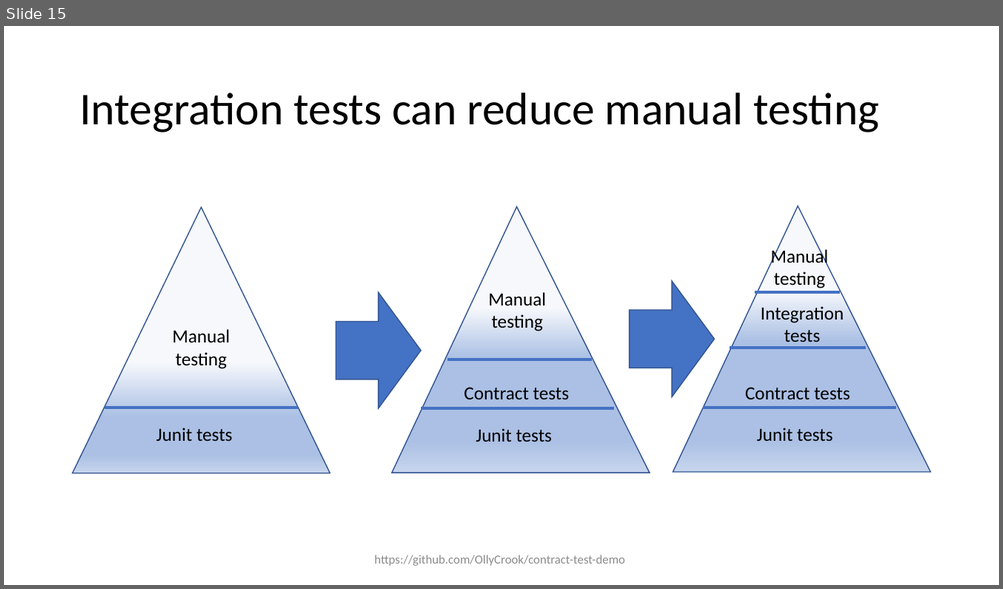
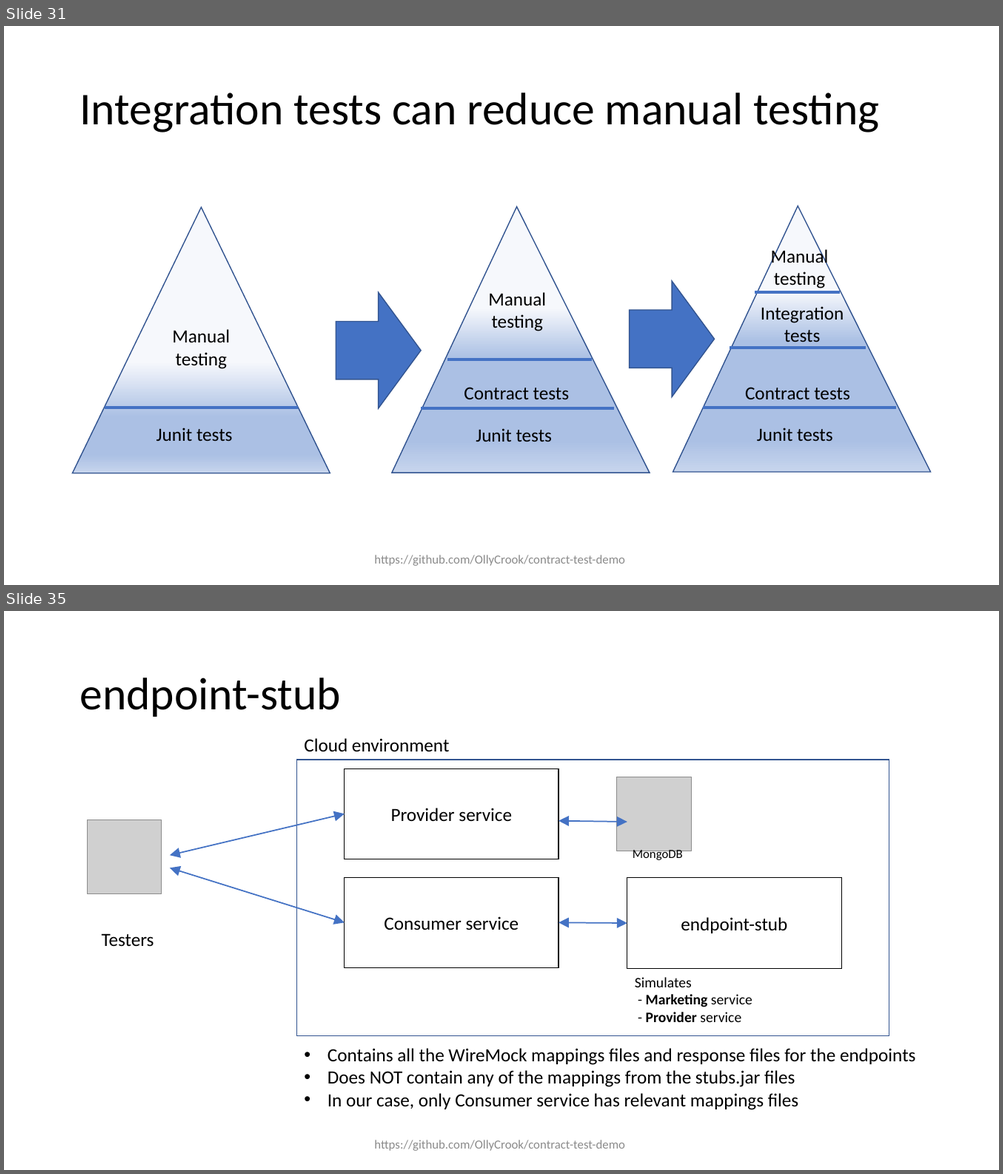
Before and after one commit to OllyCrook/contract-test-demo, a slide deck: Contract-testing-presentation.pptx. Shown one above the other, each under a label of ours: slide 15 before the commit, slides 31 and 35 after it; the slides between them are not shown. The pictures are 1003x589 and 1003x1174 pixels, drawn with LibreOffice and Linux fonts; fonts in the diff are those of the drawing; grey boxes stand for pictures. Boxes give left, top, right and bottom in pixels: in the first picture for what was removed or moved away, otherwise in the second. Text is boxed around its words. In the diff, an @@ line names an element or a change of style, - is before the commit and + after.

```diff
--- a/Contract-testing-presentation.pptx
+++ b/Contract-testing-presentation.pptx
@@ slide 35 added at [4,611,999,1170], background #FFFFFF @@
@@ title added at [79,678,340,717], 44 pt, text #000000 @@
+endpoint-stub
@@ text added at [304,738,449,752], 18 pt, text #000000 @@
+Cloud environment
@@ rectangle added at [296,760,888,1037], outline #325491 1 pt @@
@@ rectangle added at [344,769,558,859], outline #000000 0.75 pt, 18 pt, text #000000 @@
+Provider service
@@ picture added at [617,777,691,851] @@
@@ picture added at [87,820,162,894] @@
@@ double arrow added from (170, 856) to (344, 814), #4472C4 1.25 pt @@
@@ double arrow added from (558, 820) to (627, 822), #4472C4 1.25 pt @@
@@ text added at [632,850,683,860], 12 pt, text #000000 @@
+MongoDB
@@ double arrow added from (170, 869) to (344, 923), #4472C4 1.25 pt @@
@@ rectangle added at [344,877,558,968], outline #000000 0.75 pt, 18 pt, text #000000 @@
+Consumer service
@@ rectangle added at [627,878,841,968], outline #000000 0.75 pt, 18 pt, text #000000 @@
+endpoint-stub
@@ text added at [102,934,154,947], 18 pt, text #000000 @@
+Testers
@@ double arrow added from (558, 923) to (627, 923), #4472C4 1.25 pt @@
@@ text added at [634,977,752,1022], 14 pt, text #000000 @@
+Simulates
+- Marketing service
+- Provider service
@@ text added at [327,1048,916,1111], 18 pt, text #000000 @@
+• Contains all the WireMock mappings files and response files for the endpoints
+• Does NOT contain any of the mappings from the stubs.jar files
+• In our case, only Consumer service has relevant mappings files
@@ text added at [374,1140,625,1151], 12 pt, text #8C8C8C @@
+https://github.com/OllyCrook/contract-test-demo
@@ what was slide 15 is now slide 31 @@
```
Also in this commit, not shown: 17 slides changed, 19 other slides added, 25 other files.
